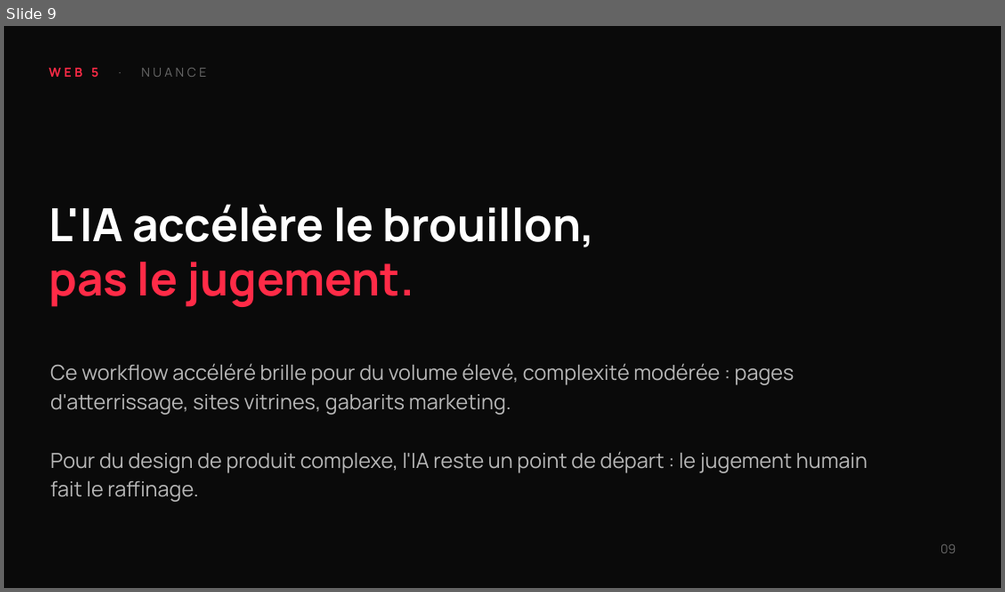
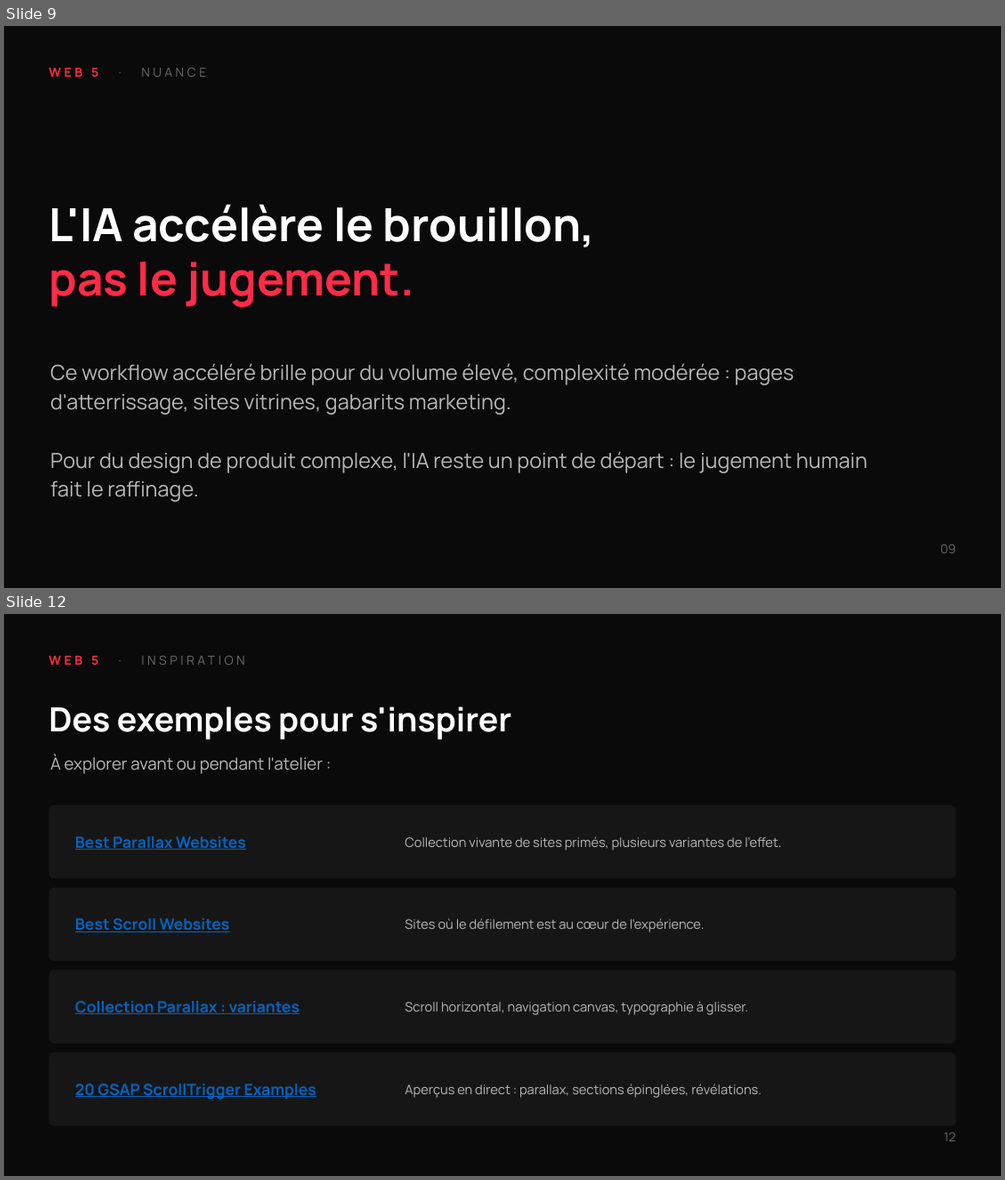
Before and after one commit to tim-montmorency/compendium, a slide deck: docs/582-511-web5/assets/documents/Web5_workflow-design-ia.pptx. Shown one above the other, each under a label of ours: slide 9 before the commit, slides 9 and 12 after it; the slides between them are not shown. The pictures are 1005x592 and 1005x1180 pixels, drawn with LibreOffice and Linux fonts; fonts in the diff are those of the drawing. Boxes give left, top, right and bottom in pixels: in the first picture for what was removed or moved away, otherwise in the second. Text is boxed around its words. In the diff, an @@ line names an element or a change of style, - is before the commit and + after.

```diff
--- a/docs/582-511-web5/assets/documents/Web5_workflow-design-ia.pptx
+++ b/docs/582-511-web5/assets/documents/Web5_workflow-design-ia.pptx
@@ slide 12 added at <box>4,614,1001,1176</box>, background #0A0A0A @@
@@ text added at <box>48,656,98,665</box>, 12 pt, text #6A6A6A @@
+WEB 5 · INSPIRATION
@@ text added at <box>48,707,511,739</box>, 32 pt, text #FFFFFF, bold @@
+Des exemples pour s'inspirer
@@ text added at <box>50,755,323,774</box>, 16 pt, text #B8B8B8 @@
+À explorer avant ou pendant l'atelier :
@@ rounded rectangle added at <box>49,805,955,878</box>, fill #161616 @@
@@ text added at <box>75,836,246,850</box>, 15 pt, text #0563C1, bold, underline @@
+Best Parallax Websites
@@ text added at <box>404,836,781,851</box>, 12.5 pt, text #B8B8B8 @@
+Collection vivante de sites primés, plusieurs variantes de l'effet.
@@ rounded rectangle added at <box>49,887,955,961</box>, fill #161616 @@
@@ text added at <box>75,918,230,933</box>, 15 pt, text #0563C1, bold, underline @@
+Best Scroll Websites
@@ text added at <box>404,918,704,933</box>, 12.5 pt, text #B8B8B8 @@
+Sites où le défilement est au cœur de l'expérience.
@@ rounded rectangle added at <box>49,970,955,1044</box>, fill #161616 @@
@@ text added at <box>75,1001,299,1014</box>, 15 pt, text #0563C1, bold, underline @@
+Collection Parallax : variantes
@@ text added at <box>404,1002,748,1015</box>, 12.5 pt, text #B8B8B8 @@
+Scroll horizontal, navigation canvas, typographie à glisser.
@@ rounded rectangle added at <box>49,1053,955,1126</box>, fill #161616 @@
@@ text added at <box>75,1084,316,1100</box>, 15 pt, text #0563C1, bold, underline @@
+20 GSAP ScrollTrigger Examples
@@ text added at <box>404,1084,761,1098</box>, 12.5 pt, text #B8B8B8 @@
+Aperçus en direct : parallax, sections épinglées, révélations.
@@ text added at <box>944,1133,955,1142</box>, 12 pt, text #6A6A6A @@
+12
```
Also in this commit, not shown: 4 slides changed, 2 other slides added, 1 other file.
